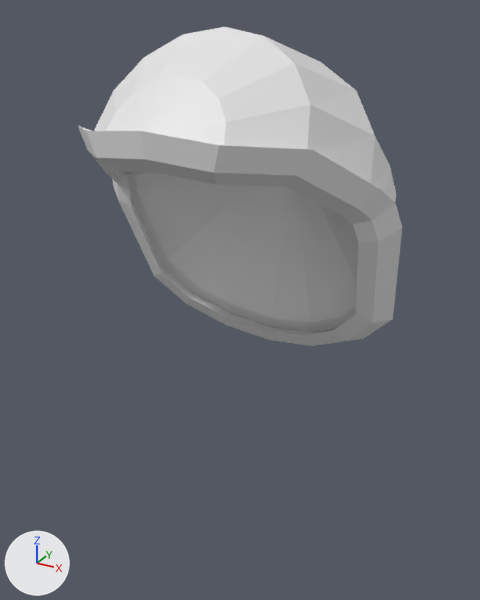
An edit to the Blender file Pintura Digital e Texturização/Modelagem de 5 objetos/Modelos.blend, drawn before and after from the same camera.
Before and after are seen from a 50 mm camera at (1.81, -4.0, 6.98) aimed at (-0.38, -0.03, 4.99). The axes (+X, +Y, +Z) are drawn at lower left. The lights are the same throughout. The first picture is the older version. The same objects are shown in both versions, whatever each file hides.

Names of what the first picture shows: 'Orelhão'.
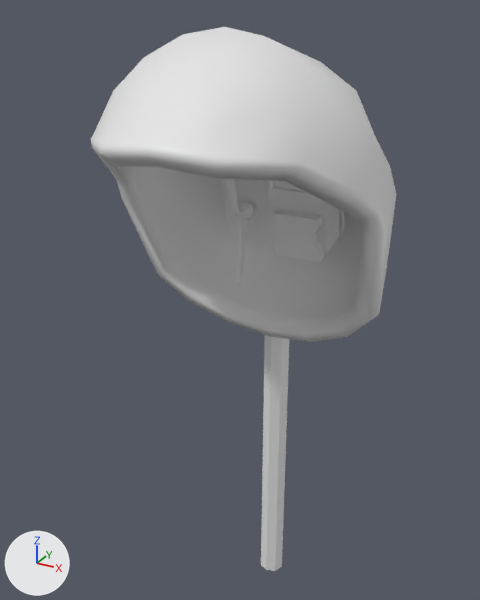
Where the change shows, as pixel boxes (x1, y1, x2, y2) in the pictures (480 x 600 px):
'Orelhão', reshaped (70% taller)
    before: (78, 27, 402, 346)
    after: (91, 27, 396, 571)
part 1 of me_orelhão, cut back
    before: (134, 172, 359, 335)
    after: (172, 170, 360, 571)
part 2 of me_orelhão, shading changed
    before: (78, 32, 402, 346)
    after: (91, 32, 395, 342)

Diff of the bpy script that builds the scene:
```diff
--- a/Pintura Digital e Texturização/Modelagem de 5 objetos/Modelos.blend.py
+++ b/Pintura Digital e Texturização/Modelagem de 5 objetos/Modelos.blend.py
@@ me_orelhão @@
 # used by ob_orelhão; location = (0.0, 0.0, 0.0)
-me_orelhão.from_pydata(...)  # 165 vertices, 180 faces; spans x -1.35..0.82, y -1.27..0.83, z 4.5..6.88
+me_orelhão.from_pydata(...)  # 901 vertices, 826 faces; spans x -1.26..0.73, y -1.22..0.83, z 2.09..6.88
+# me_orelhão part 1: 104 vertices moved from x -1.35..0.82, y -1.27..0.42, z 4.5..6.41 to x -1.26..0.73, y -1.22..0.44, z 4.58..6.5; 5 vertices removed from x -0.26..-0.14, y -1.15..0.33, z 4.64..6.31; 741 vertices added at x -0.91..0.38, y -1.08..0.77, z 2.09..6.83
+# me_orelhão part 2: 154 kept faces spanning x -1.26..0.73, y -1.22..0.83, z 4.58..6.88 are now shaded smooth
```
